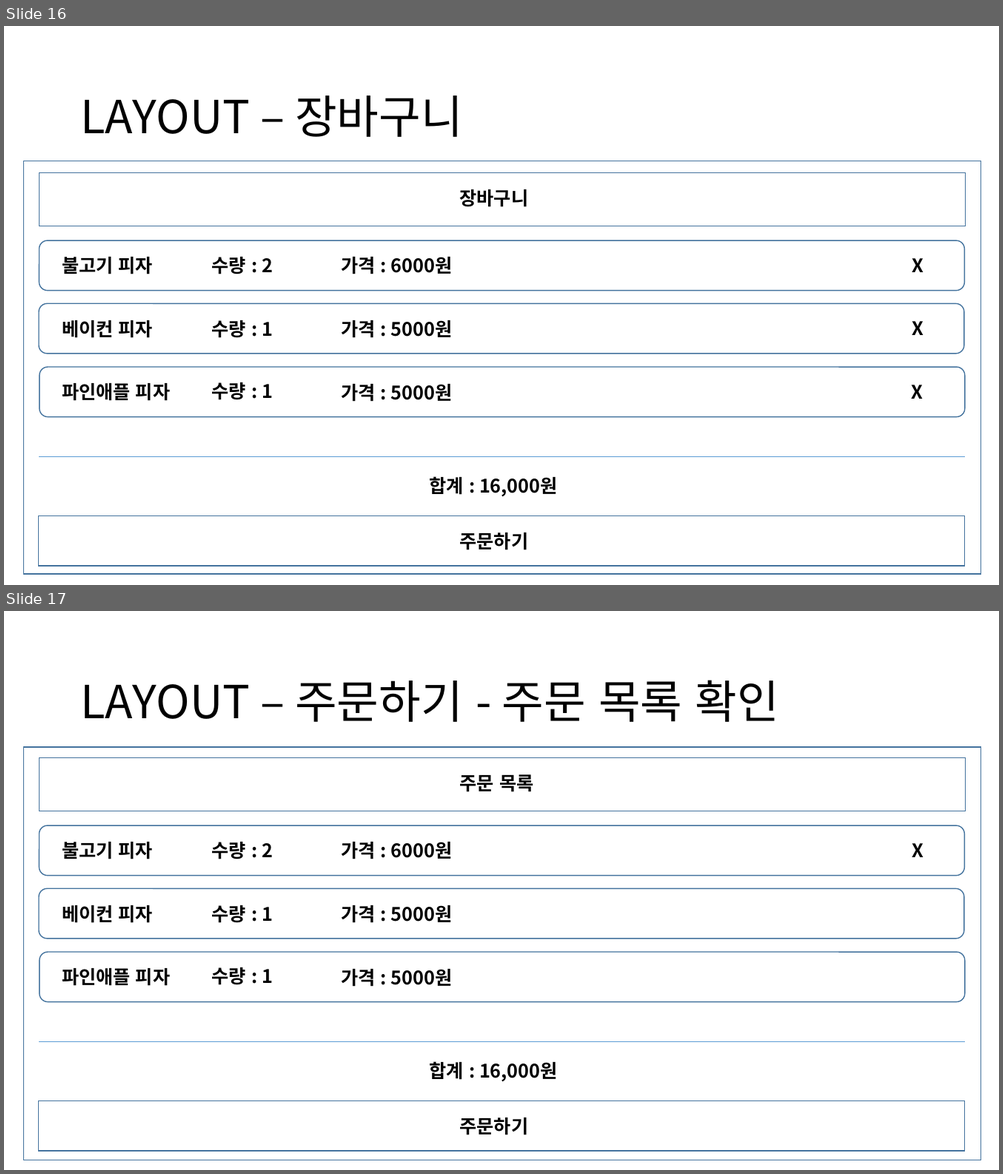
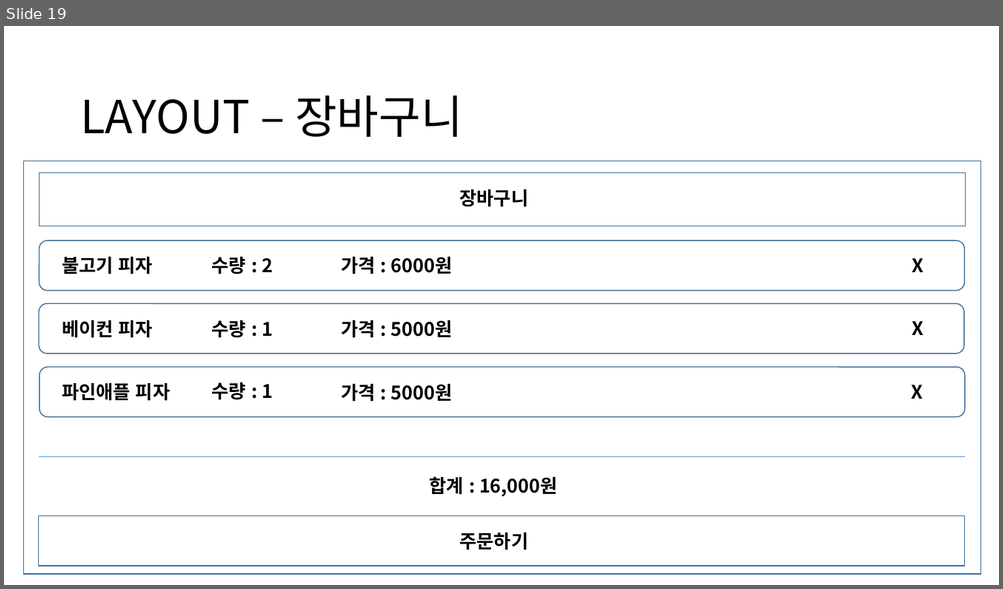
Before and after one commit to Camelllia/BaeminApplication, a slide deck: 202131205_김승진_실무게임프로그래밍_기획서.pptx. Shown one above the other, each under a label of ours: slides 16 and 17 before the commit, slide 19 after it. The pictures are 1003x1174 and 1003x589 pixels, drawn with LibreOffice and Linux fonts; fonts in the diff are those of the drawing. Boxes give left, top, right and bottom in pixels: in the first picture for what was removed or moved away, otherwise in the second. Text is boxed around its words. In the diff, an @@ line names an element or a change of style, - is before the commit and + after.

```diff
--- a/202131205_김승진_실무게임프로그래밍_기획서.pptx
+++ b/202131205_김승진_실무게임프로그래밍_기획서.pptx
@@ slide 17 removed at box(4, 611, 999, 1170), background #FFFFFF @@
@@ title removed at box(80, 680, 779, 722) @@
-LAYOUT – 주문하기 - 주문 목록 확인
@@ rectangle removed at box(23, 747, 981, 1160) @@
@@ rectangle removed at box(39, 758, 965, 811) @@
@@ text removed at box(460, 775, 533, 792) @@
-주문 목록
@@ rounded rectangle removed at box(39, 826, 965, 876) @@
@@ text removed at box(62, 842, 153, 860) @@
-불고기 피자
@@ text removed at box(212, 842, 273, 860) @@
-수량 : 2
@@ text removed at box(341, 842, 452, 860) @@
-가격 : 6000원
@@ text removed at box(911, 843, 923, 857) @@
-X
@@ rounded rectangle removed at box(39, 889, 965, 939) @@
@@ text removed at box(62, 906, 153, 923) @@
-베이컨 피자
@@ text removed at box(212, 906, 273, 923) @@
-수량 : 1
@@ text removed at box(341, 906, 452, 923) @@
-가격 : 5000원
@@ rounded rectangle removed at box(40, 952, 965, 1002) @@
@@ text removed at box(62, 968, 170, 986) @@
-파인애플 피자
@@ text removed at box(212, 968, 273, 985) @@
-수량 : 1
@@ text removed at box(341, 969, 452, 987) @@
-가격 : 5000원
@@ line removed from (39, 1042) to (965, 1042) @@
@@ text removed at box(430, 1062, 558, 1082) @@
-합계 : 16,000원
@@ rectangle removed at box(38, 1101, 965, 1151) @@
@@ text removed at box(460, 1118, 529, 1136) @@
-주문하기
@@ what was slide 16 is now slide 19 @@
```
Also in this commit, not shown: 9 slides changed, 5 slides added, 2 other slides removed, 12 other files.
